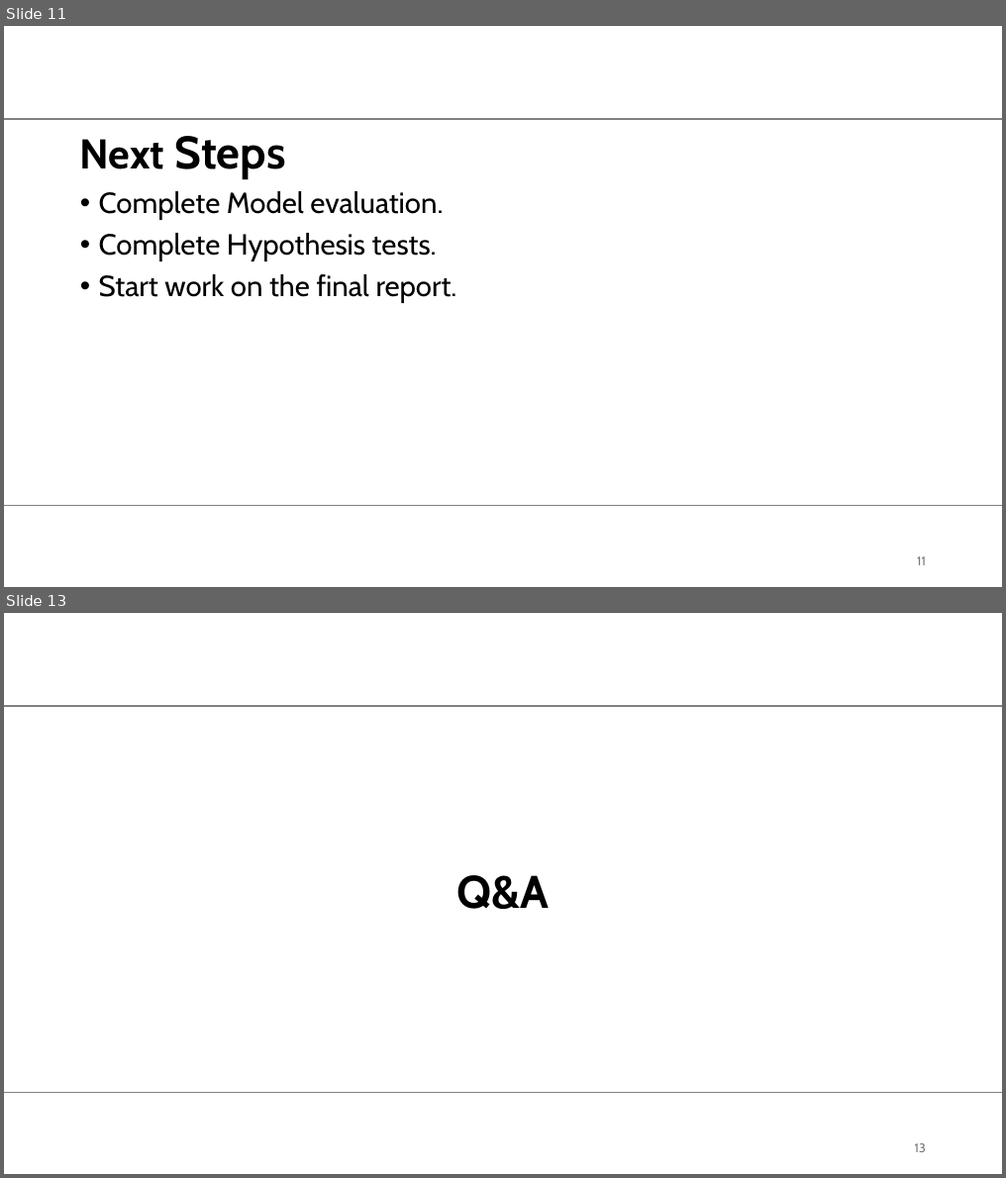
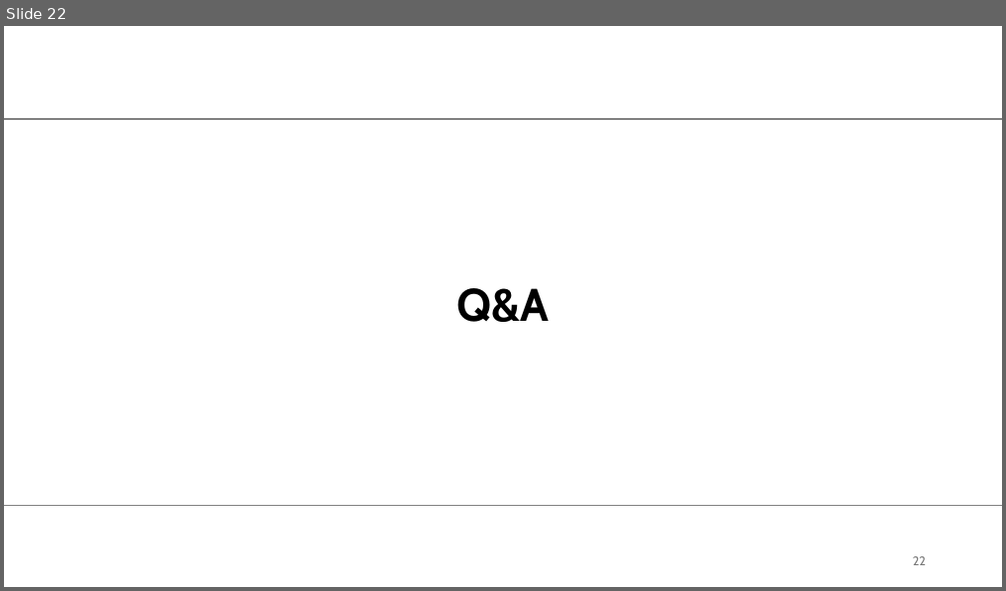
Before and after one commit to MScProjs/MScProject2025-Ali-Suhail, a slide deck: documents/presentation drafts/2605549_presentation.pptx. Shown one above the other, each under a label of ours: slides 11 and 13 before the commit, slide 22 after it; the slides between them are not shown. The pictures are 1006x1178 and 1006x591 pixels, drawn with LibreOffice and Linux fonts; fonts in the diff are those of the drawing; background and template pictures are left out. Boxes give left, top, right and bottom in pixels: in the first picture for what was removed or moved away, otherwise in the second. Text is boxed around its words. In the diff, an @@ line names an element or a change of style, - is before the commit and + after.

Commit message:
Final Report and Presentation

```diff
--- a/documents/presentation drafts/2605549_presentation.pptx
+++ b/documents/presentation drafts/2605549_presentation.pptx
@@ slide 11 removed at [4, 26, 1002, 587], background #FFFFFF; not listed: 2 template elements that a slide beside it also shows @@
@@ title removed at [80, 136, 286, 179] @@
-Next Steps
@@ text removed at [99, 191, 457, 303] @@
-• Complete Model evaluation.
-• Complete Hypothesis tests.
-• Start work on the final report.
@@ page number removed at [917, 557, 926, 566] @@
-11
@@ what was slide 13 is now slide 22 @@
@@ page number at [913, 557, 926, 566]: text changed @@
-13
+22
```
Also in this commit, not shown: 7 slides changed, 13 slides added, 3 other slides removed, 1 other file.
